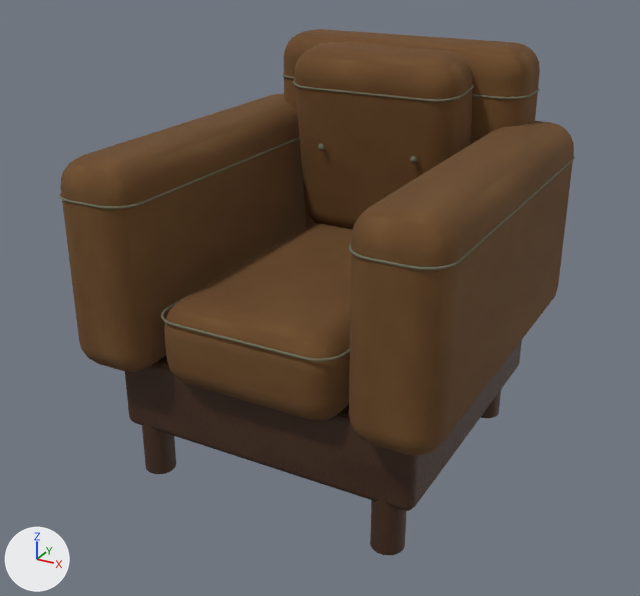
What one commit did to the glTF model Models/Interiors/StudioFurniture/Chair/chair.glb.
One viewpoint serves both versions: a camera (50 mm lens) standing at (0.964, -1.786, 1.318) and looking at (-0.02, 0.002, 0.424). Arrows for +X, +Y and +Z are at lower left; the lights stay in place. The older version comes first. Where no turn or scale is listed for an object, it has been applied to the vertices. Vertices at exactly the same position are counted once.

The first picture shows 'Back cushion', 'Seat cushion', 'Seat cushion / stitched piping', 'Tapered timber foot', 'Tapered timber foot.002', 'Tapered timber foot.003', 'Upholstered arm', 'Upholstered arm.001', 'Upholstered rear frame', 'Walnut lower sofa frame' and 4 more.
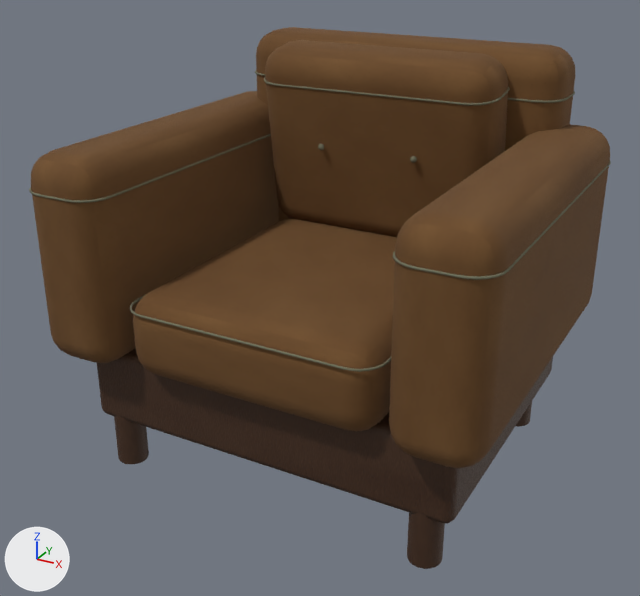
What differs and where, as boxes [x1, y1, x2, y2] in the pictures (640 x 596 px; the box of a moved part takes in the faces that stretch with it):
```json
{"object": "Upholstered arm.001", "change": "moved", "before": [349, 121, 574, 456], "after": [389, 124, 610, 468]}
{"object": "Upholstered arm", "change": "moved", "before": [61, 94, 305, 372], "after": [31, 91, 279, 363]}
{"object": "Seat cushion", "change": "reshaped", "before": [164, 224, 353, 420], "after": [133, 219, 397, 431]}
{"object": "Back cushion", "change": "reshaped", "before": [294, 42, 472, 229], "after": [265, 40, 508, 237], "on screen": "36% wider"}
{"object": "Walnut lower sofa frame", "change": "reshaped", "before": [125, 340, 522, 511], "after": [97, 348, 553, 524], "on screen": "15% wider"}
{"object": "Upholstered rear frame", "change": "reshaped", "before": [284, 29, 540, 227], "after": [256, 27, 575, 222], "on screen": "25% wider"}
{"object": "Tapered timber foot.002", "change": "moved", "before": [370, 500, 407, 555], "after": [407, 513, 445, 569]}
{"object": "Tapered timber foot", "change": "moved", "before": [142, 424, 176, 474], "after": [114, 415, 149, 464]}
{"object": "Tapered timber foot.003", "change": "moved", "before": [481, 390, 501, 418], "after": [516, 401, 532, 427]}
{"part": 1, "of": "me_cube", "change": "moved or reshaped", "before": [125, 371, 133, 421], "after": [97, 363, 106, 413], "on screen": "mostly hidden"}
{"part": 2, "of": "me_cube", "change": "moved or reshaped", "before": [128, 340, 522, 511], "after": [99, 348, 553, 524]}
{"part": 3, "of": "me_cube_003", "change": "moved or reshaped", "before": [284, 29, 317, 109], "after": [256, 27, 290, 105]}
{"part": 4, "of": "me_cube_003", "change": "moved or reshaped", "before": [296, 29, 540, 227], "after": [268, 27, 575, 222]}
{"part": 5, "of": "me_cube_004", "change": "moved or reshaped", "before": [164, 224, 320, 383], "after": [133, 219, 292, 373]}
{"part": 6, "of": "me_cube_004", "change": "moved or reshaped", "before": [199, 224, 353, 420], "after": [144, 219, 397, 431]}
{"part": 7, "of": "me_cube_005", "change": "moved or reshaped", "before": [294, 42, 329, 224], "after": [265, 40, 298, 219]}
{"part": 8, "of": "me_cube_005", "change": "moved or reshaped", "before": [318, 58, 472, 229], "after": [278, 43, 508, 237]}
```

Edits to the scene script, one JSON object a line:
```json
{"block": "me_cube", "where": "# used by ob_walnut_lower_sofa_frame; location = (0.0, 0.05, 0.23)"}
{"op": "remove", "block": "me_cube", "code": "me_cube.from_pydata(...)  # 96 vertices, 188 faces; spans x -0.39..0.39, y -0.39..0.39, z -0.1..0.1"}
{"op": "add", "block": "me_cube", "code": "me_cube.from_pydata(...)  # 96 vertices, 188 faces; spans x -0.48..0.48, y -0.39..0.39, z -0.1..0.1"}
{"block": "me_cube", "change": "me_cube part 1: all 48 vertices in x -0.39..-0.365, y -0.39..0.39, z -0.1..0.1 are moved by (-0.09, 0.0, 0.0)"}
{"block": "me_cube", "change": "me_cube part 2: all 48 vertices in x 0.365..0.39, y -0.39..0.39, z -0.1..0.1 are moved by (0.09, 0.0, 0.0)"}
{"block": "me_cube_003", "where": "# used by ob_upholstered_rear_frame; location = (0.0, 0.44, 0.67)"}
{"op": "remove", "block": "me_cube_003", "code": "me_cube_003.from_pydata(...)  # 216 vertices, 428 faces; spans x -0.35..0.35, y -0.1..0.1, z -0.34..0.34"}
{"op": "add", "block": "me_cube_003", "code": "me_cube_003.from_pydata(...)  # 216 vertices, 428 faces; spans x -0.44..0.44, y -0.1..0.1, z -0.34..0.34"}
{"block": "me_cube_003", "change": "me_cube_003 part 3: all 108 vertices in x -0.35..-0.28, y -0.1..0.1, z -0.34..0.34 are moved by (-0.09, 0.0, 0.0)"}
{"block": "me_cube_003", "change": "me_cube_003 part 4: all 108 vertices in x 0.28..0.35, y -0.1..0.1, z -0.34..0.34 are moved by (0.09, 0.0, 0.0)"}
{"block": "me_cube_004", "where": "# used by ob_seat_cushion; location = (0.0, -0.04, 0.415)"}
{"op": "remove", "block": "me_cube_004", "code": "me_cube_004.from_pydata(...)  # 216 vertices, 428 faces; spans x -0.229..0.229, y -0.36..0.36, z -0.105..0.105"}
{"op": "add", "block": "me_cube_004", "code": "me_cube_004.from_pydata(...)  # 216 vertices, 428 faces; spans x -0.319..0.319, y -0.36..0.36, z -0.105..0.105"}
{"block": "me_cube_004", "change": "me_cube_004 part 5: all 108 vertices in x -0.229..-0.159, y -0.36..0.36, z -0.105..0.105 are moved by (-0.09, 0.0, 0.0)"}
{"block": "me_cube_004", "change": "me_cube_004 part 6: all 108 vertices in x 0.159..0.229, y -0.36..0.36, z -0.105..0.105 are moved by (0.09, 0.0, 0.0)"}
{"block": "me_cube_005", "where": "# used by ob_back_cushion; location = (0.0, 0.31, 0.75)"}
{"op": "remove", "block": "me_cube_005", "code": "me_cube_005.from_pydata(...)  # 216 vertices, 428 faces; spans x -0.231..0.231, y -0.114..0.114, z -0.25..0.25"}
{"op": "add", "block": "me_cube_005", "code": "me_cube_005.from_pydata(...)  # 216 vertices, 428 faces; spans x -0.321..0.321, y -0.114..0.114, z -0.25..0.25"}
{"block": "me_cube_005", "change": "me_cube_005 part 7: all 108 vertices in x -0.231..-0.161, y -0.114..0.114, z -0.25..0.25 are moved by (-0.09, 0.0, 0.0)"}
{"block": "me_cube_005", "change": "me_cube_005 part 8: all 108 vertices in x 0.161..0.231, y -0.114..0.114, z -0.25..0.25 are moved by (0.09, 0.0, 0.0)"}
{"op": "set", "path": "ob_tapered_timber_foot.location", "old": "(-0.32, -0.3, 0.105)", "new": "(-0.41, -0.3, 0.105)"}
{"op": "set", "path": "ob_tapered_timber_foot_002.location", "old": "(0.32, -0.3, 0.105)", "new": "(0.41, -0.3, 0.105)"}
{"op": "set", "path": "ob_tapered_timber_foot_003.location", "old": "(0.32, 0.36, 0.105)", "new": "(0.41, 0.36, 0.105)"}
{"op": "set", "path": "ob_upholstered_arm.location", "old": "(-0.36, 0.04, 0.57)", "new": "(-0.45, 0.04, 0.57)"}
{"op": "set", "path": "ob_upholstered_arm_001.location", "old": "(0.36, 0.04, 0.57)", "new": "(0.45, 0.04, 0.57)"}
```
